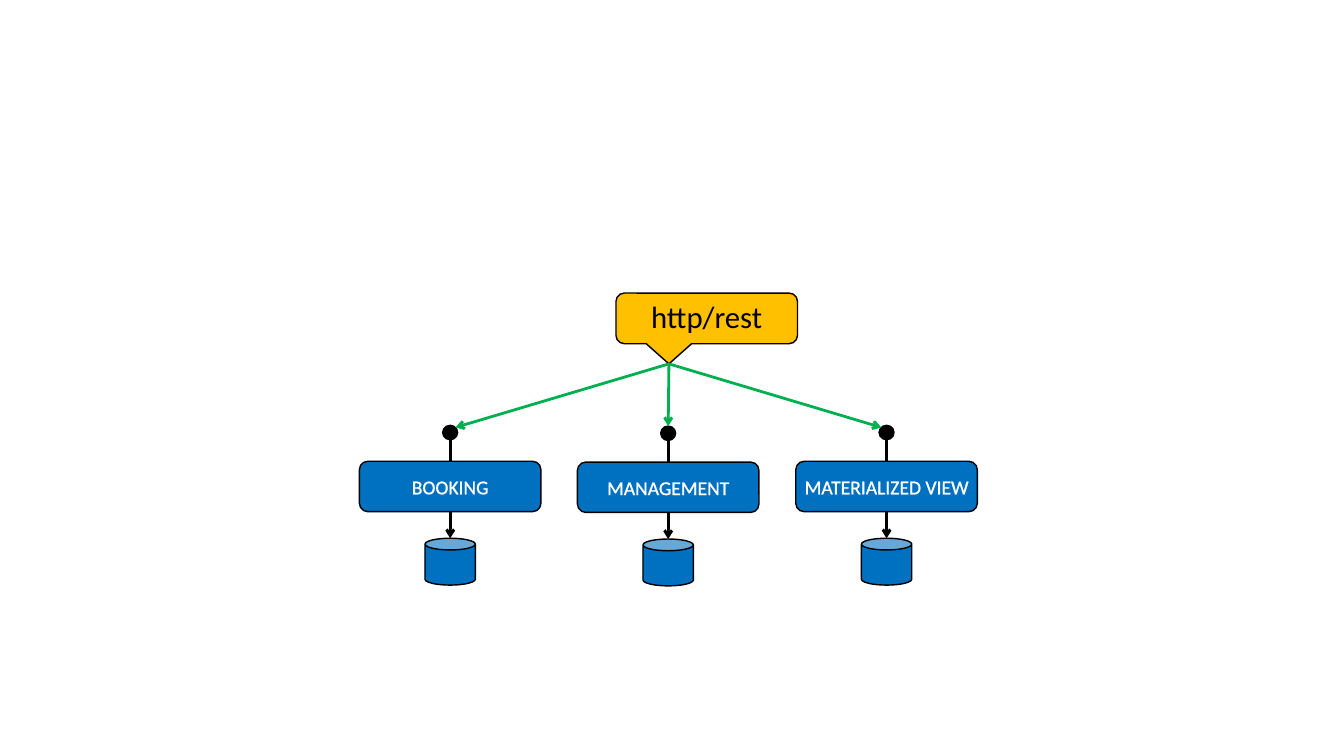
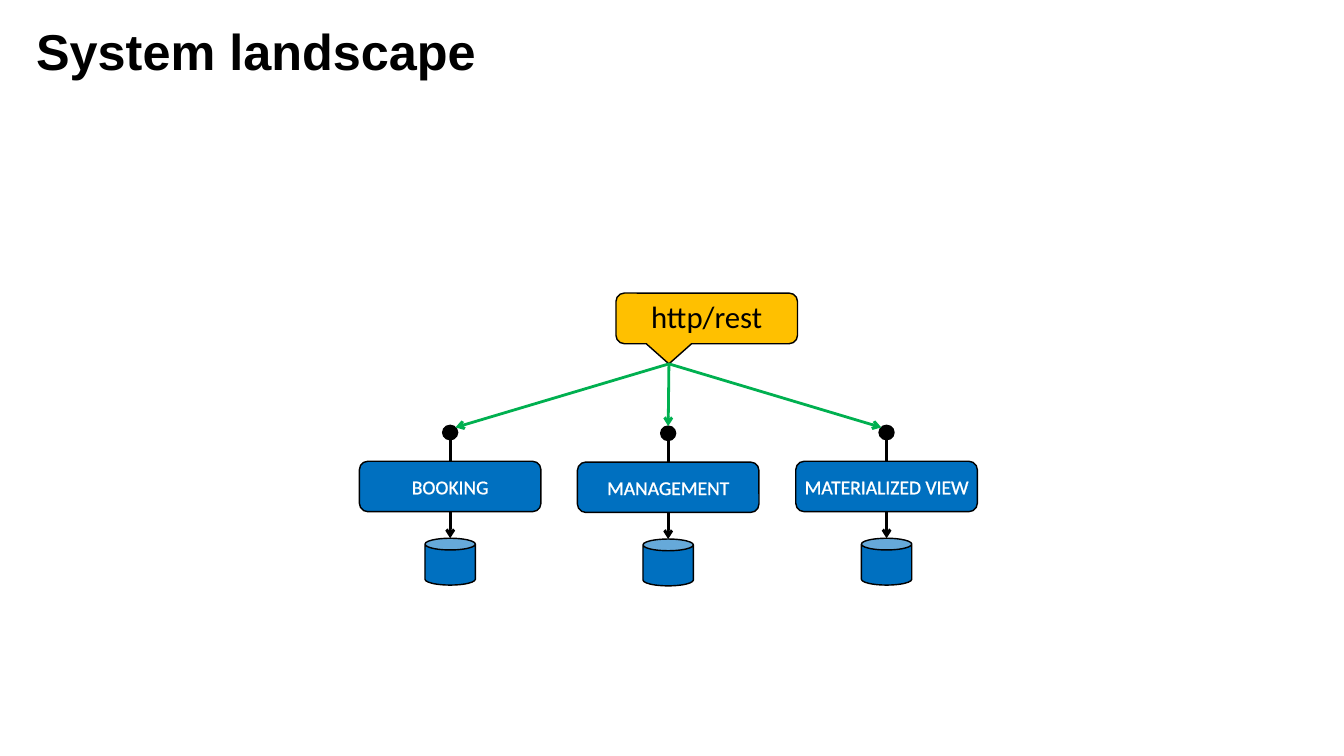
Before and after one commit to lbennardis/microS_code2016_DOCS, a slide deck: slide 24 of luigiBennardisMicroservices.pptx. Drawn at 1344x756 pixels with LibreOffice and Linux fonts; fonts in the diff are those of the drawing; background and template pictures are left out. Boxes give left, top, right and bottom in pixels: in the first picture for what was removed or moved away, otherwise in the second. Text is boxed around its words. In the diff, an @@ line names an element or a change of style, - is before the commit and + after.

```diff
--- a/luigiBennardisMicroservices.pptx
+++ b/luigiBennardisMicroservices.pptx
@@ title added at <box>36,33,475,80</box>, 72 pt, text #000000, bold @@
+System landscape
```
Also in this commit, not shown: 4 other slides changed, 1 other file.
